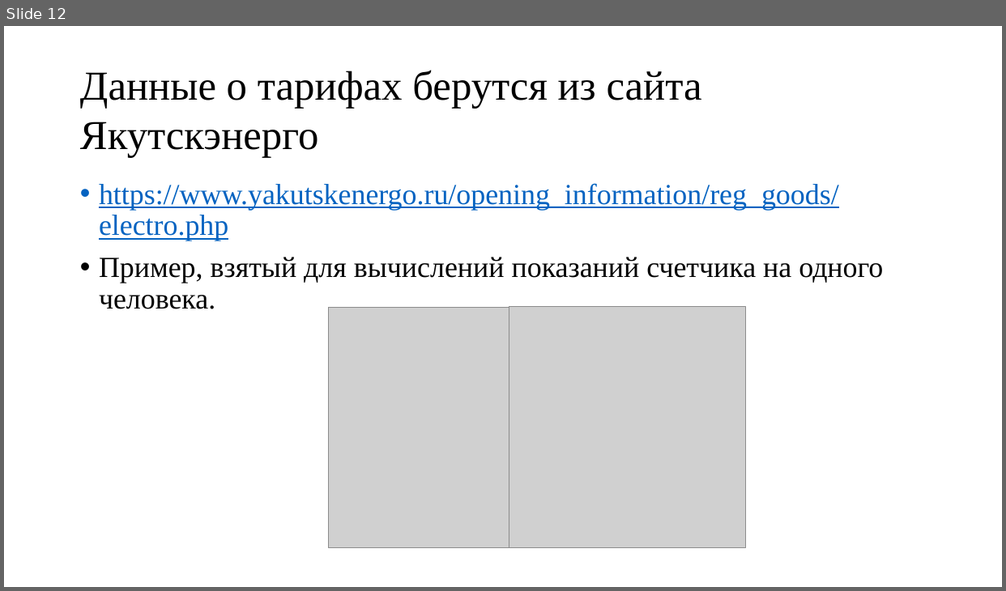
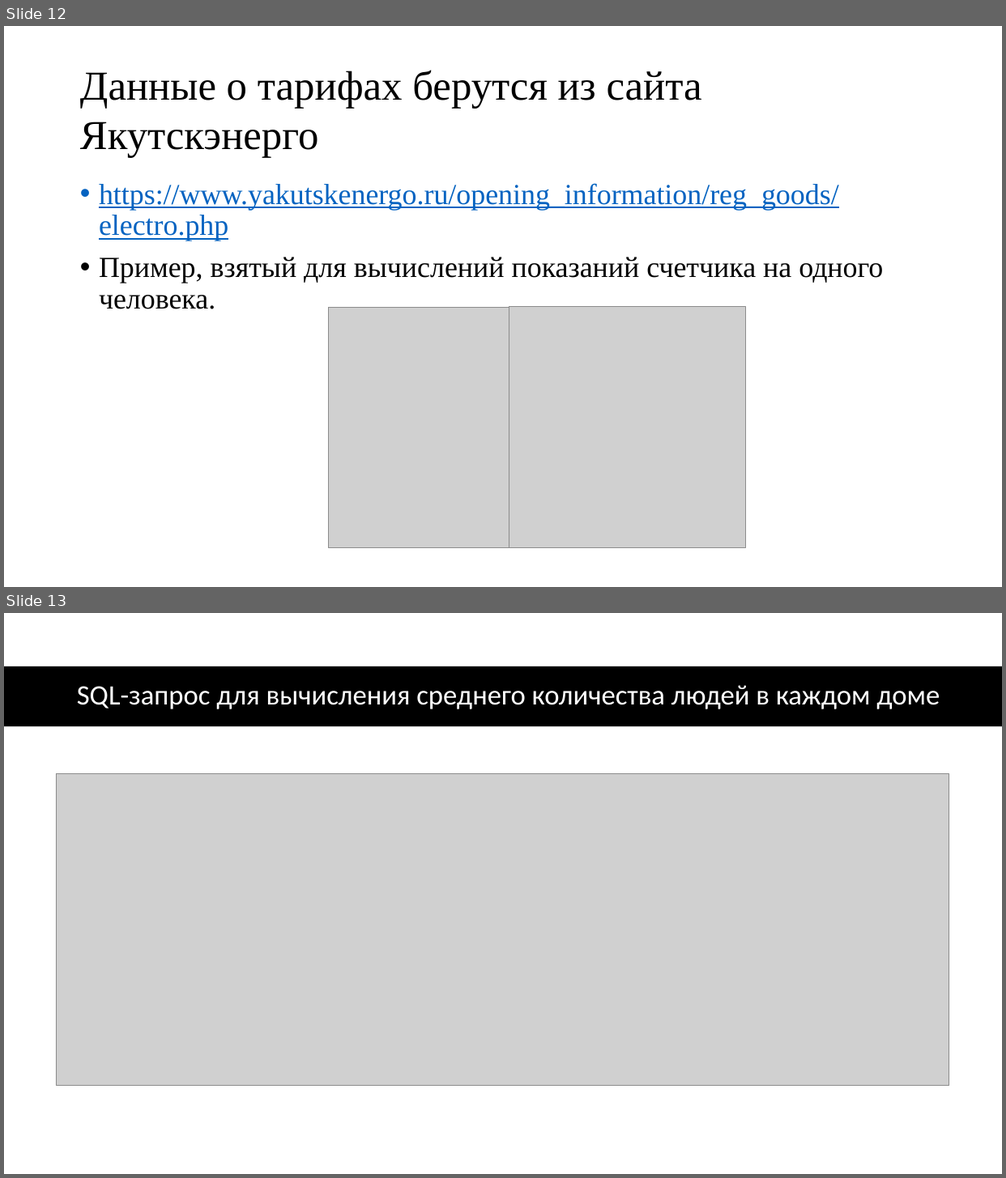
Before and after one commit to Arsenshmid/Algokfen, a slide deck: презентация разработчик.pptx. Shown one above the other, each under a label of ours: slide 12 before the commit, slides 12 and 13 after it. The pictures are 1006x591 and 1006x1178 pixels, drawn with LibreOffice and Linux fonts; fonts in the diff are those of the drawing; grey boxes stand for pictures. Boxes give left, top, right and bottom in pixels: in the first picture for what was removed or moved away, otherwise in the second. Text is boxed around its words. In the diff, an @@ line names an element or a change of style, - is before the commit and + after.

```diff
--- a/презентация разработчик.pptx
+++ b/презентация разработчик.pptx
@@ slide 13 added at (4, 613, 1002, 1174), background #FFFFFF @@
@@ rectangle added at (4, 666, 1002, 726), fill #000000 @@
@@ title added at (77, 685, 940, 709), 27 pt, text #FFFFFF @@
+SQL-запрос для вычисления среднего количества людей в каждом доме
@@ picture added at (57, 774, 949, 1086) @@
```
Also in this commit, not shown: 30 other files.
